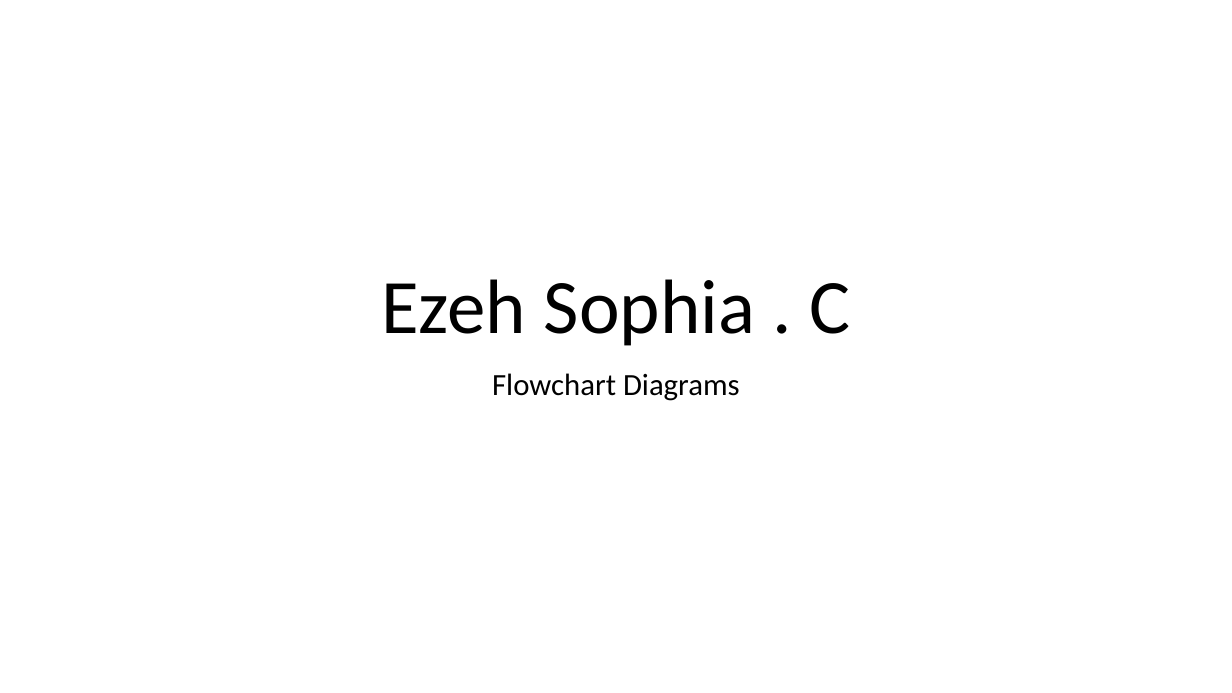
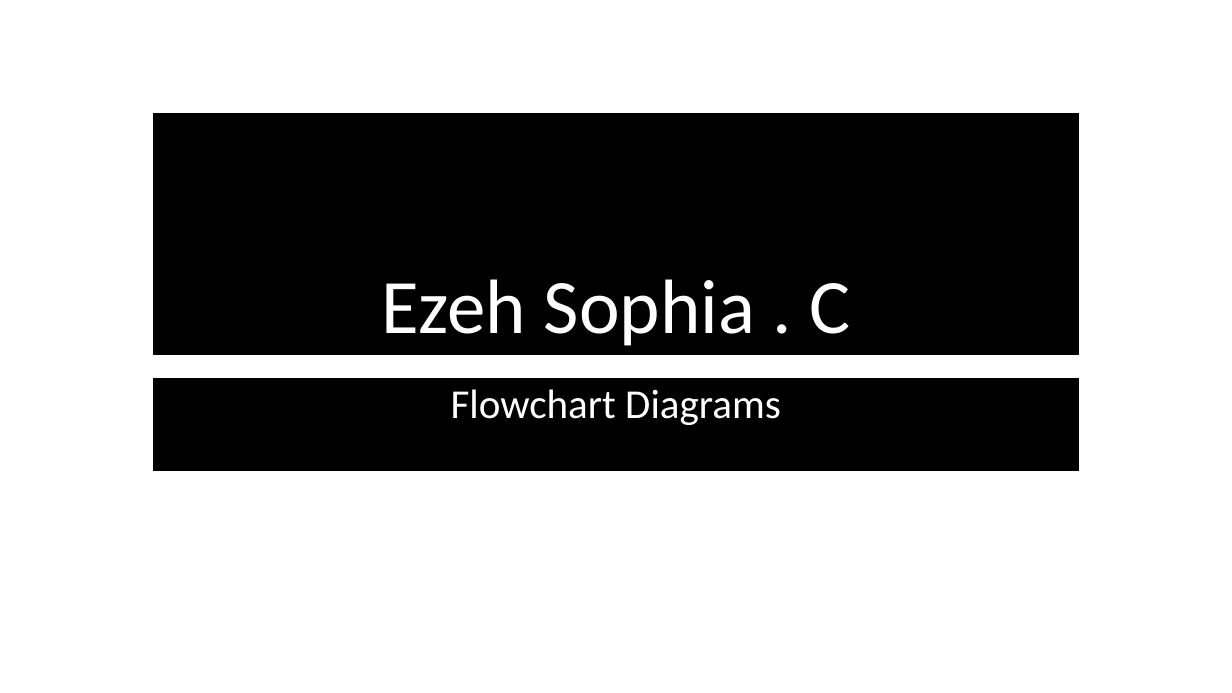
Before and after one commit to Solexi/frontend_course, a slide deck: slide 1 of Sophia's Flowchart.pptx. Drawn at 1232x693 pixels with LibreOffice and Linux fonts; fonts in the diff are those of the drawing. Boxes give left, top, right and bottom in pixels: in the first picture for what was removed or moved away, otherwise in the second. Text is boxed around its words. In the diff, an @@ line names an element or a change of style, - is before the commit and + after.

Commit message:
Flowchart

```diff
--- a/Sophia's Flowchart.pptx
+++ b/Sophia's Flowchart.pptx
@@ title "Ezeh Sophia . C": place and size @@
-title "Ezeh Sophia . C" at (381,279,850,346)
+title "Ezeh Sophia . C" at (154,114,1079,355)
@@ title "Ezeh Sophia . C" at (154,114,1079,355): text colour #000000 to #FFFFFF; fill none to #000000; outline none to #000000 1 pt @@
@@ subtitle "Flowchart Diagrams": place and size @@
-subtitle "Flowchart Diagrams" at (492,373,740,401)
+subtitle "Flowchart Diagrams" at (154,379,1079,470)
@@ subtitle "Flowchart Diagrams" at (154,379,1079,470): size 24 to 32 pt, text colour #000000 to #FFFFFF; fill none to #000000; outline none to #000000 1 pt @@
```
Also in this commit, not shown: 3 other slides changed.
